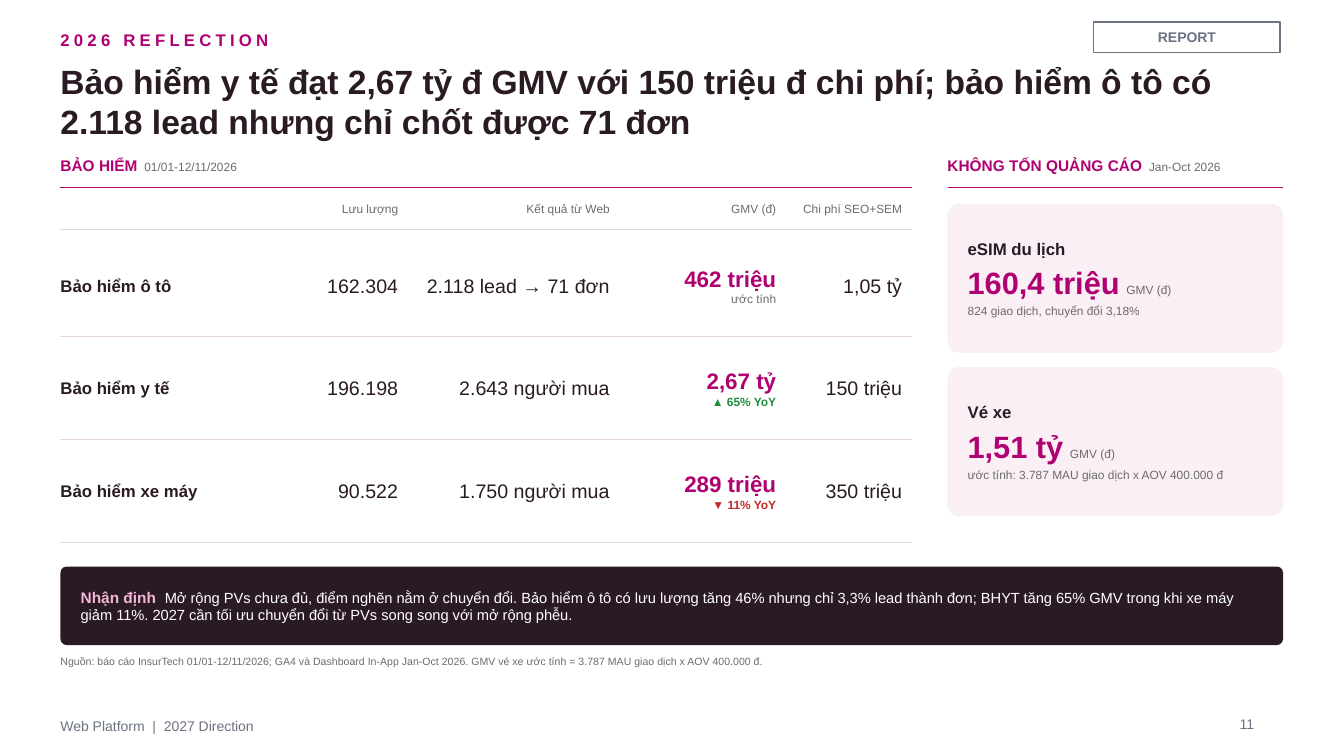
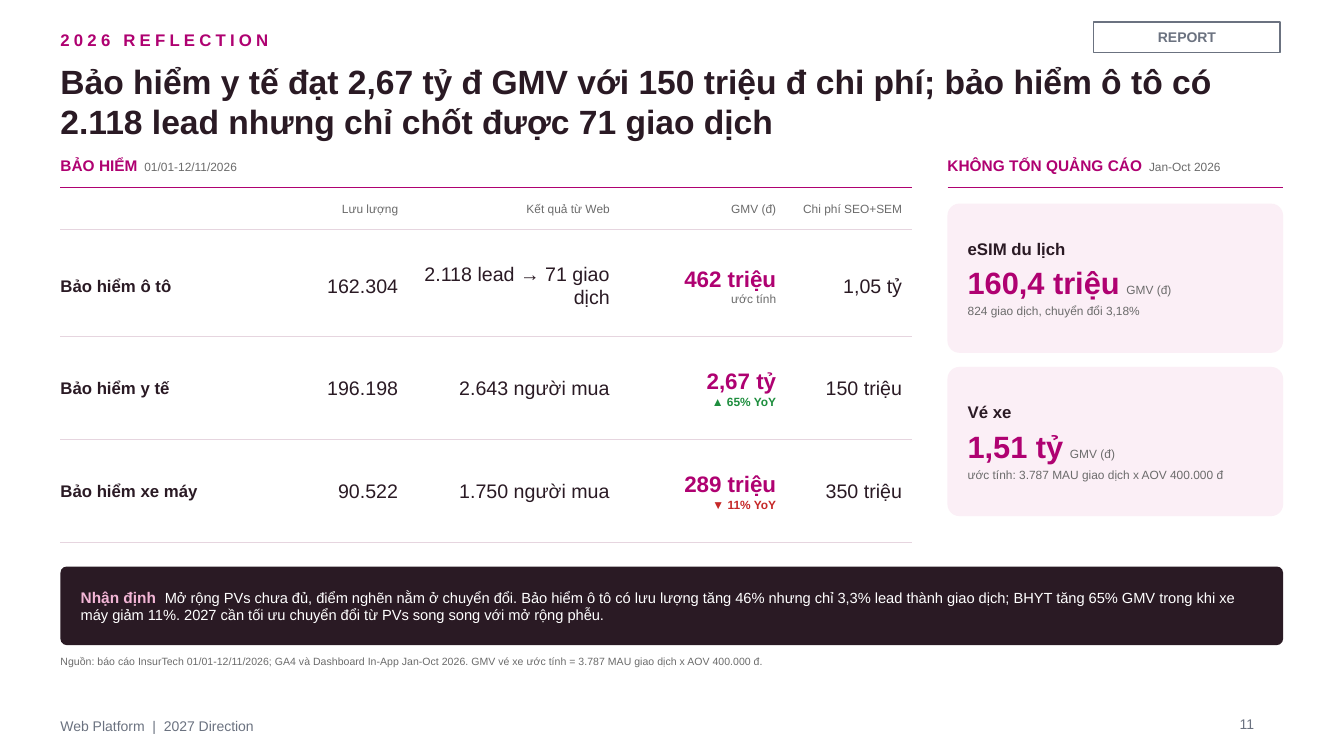
Before and after one commit to stormhoang/hienho-knowledgebase, a slide deck: slide 11 of 07_REPORTS/docs/strategy/2027 Direction - Web Platform (Framework).pptx. Drawn at 1344x756 pixels with LibreOffice and Linux fonts; fonts in the diff are those of the drawing. Boxes give left, top, right and bottom in pixels: in the first picture for what was removed or moved away, otherwise in the second. Text is boxed around its words. In the diff, an @@ line names an element or a change of style, - is before the commit and + after.

```diff
--- a/07_REPORTS/docs/strategy/2027 Direction - Web Platform (Framework).pptx
+++ b/07_REPORTS/docs/strategy/2027 Direction - Web Platform (Framework).pptx
@@ text at <box>60,67,1211,141</box>: text changed @@
-Bảo hiểm y tế đạt 2,67 tỷ đ GMV với 150 triệu đ chi phí; bảo hiểm ô tô có 2.118 lead nhưng chỉ chốt được 71 đơn
+Bảo hiểm y tế đạt 2,67 tỷ đ GMV với 150 triệu đ chi phí; bảo hiểm ô tô có 2.118 lead nhưng chỉ chốt được 71 giao dịch
@@ text at <box>424,266,610,307</box>: text changed @@
-2.118 lead → 71 đơn
+2.118 lead → 71 giao dịch
@@ text at <box>81,591,1234,623</box>: text changed @@
-Nhận định Mở rộng PVs chưa đủ, điểm nghẽn nằm ở chuyển đổi. Bảo hiểm ô tô có lưu lượng tăng 46% nhưng chỉ 3,3% lead thành đơn; BHYT tăng 65% GMV trong khi xe máy giảm 11%. 2027 cần tối ưu chuyển đổi từ PVs song song với mở rộng phễu.
+Nhận định Mở rộng PVs chưa đủ, điểm nghẽn nằm ở chuyển đổi. Bảo hiểm ô tô có lưu lượng tăng 46% nhưng chỉ 3,3% lead thành giao dịch; BHYT tăng 65% GMV trong khi xe máy giảm 11%. 2027 cần tối ưu chuyển đổi từ PVs song song với mở rộng phễu.
```
Also in this commit, not shown: 11 other slides changed, 2 other files.
